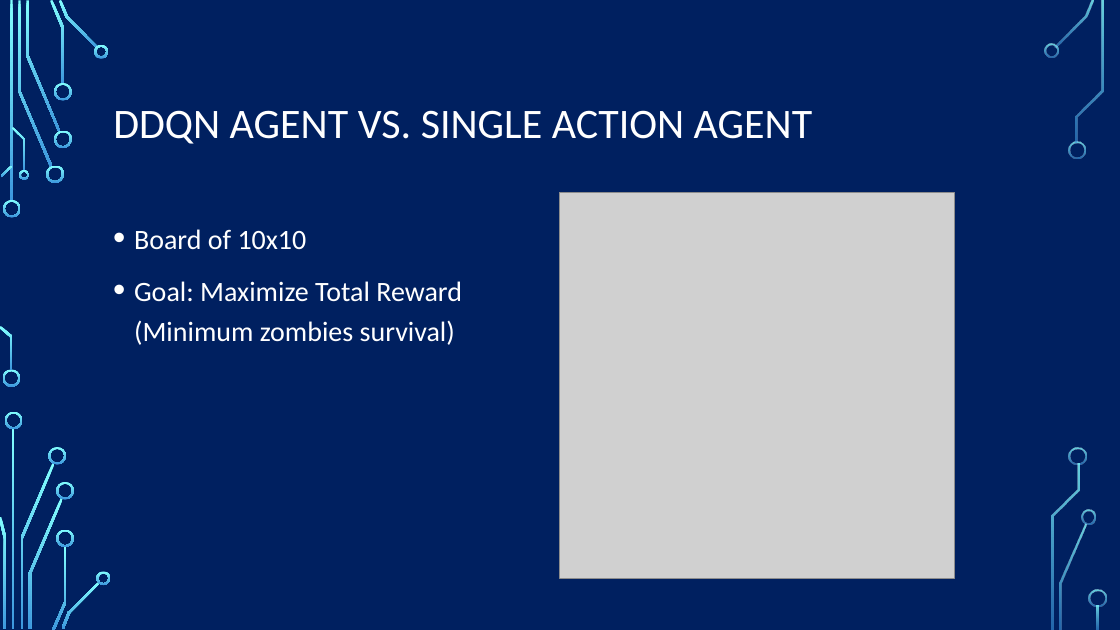
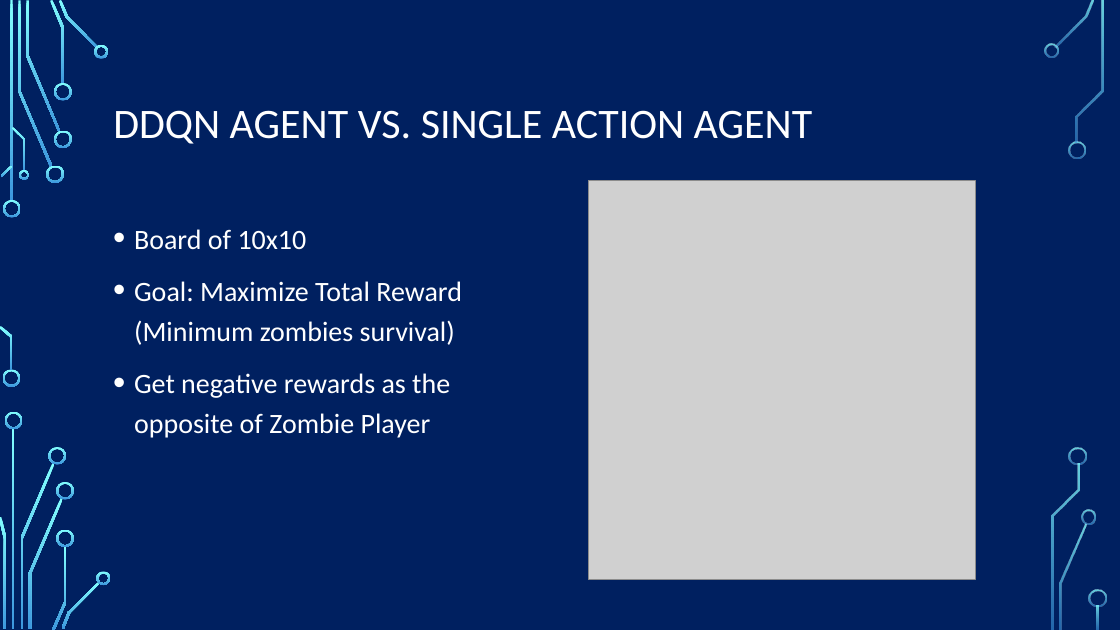
Before and after one commit to EliavSh/FinalProjectRL, a slide deck: slide 29 of docs/Semi Final Results.pptx (slide 28 before the commit). Drawn at 1120x630 pixels with LibreOffice and Linux fonts; fonts in the diff are those of the drawing; grey boxes stand for pictures; background and template pictures are left out. Boxes give left, top, right and bottom in pixels: in the first picture for what was removed or moved away, otherwise in the second. Text is boxed around its words. In the diff, an @@ line names an element or a change of style, - is before the commit and + after.

```diff
--- a/docs/Semi Final Results.pptx
+++ b/docs/Semi Final Results.pptx
@@ picture resized from (x1=560, y1=192, x2=954, y2=578) to (x1=589, y1=181, x2=975, y2=580) @@
@@ text at (x1=134, y1=373, x2=450, y2=438): paragraph added @@
+• Get negative rewards as the opposite of Zombie Player
```
Also in this commit, not shown: 10 other slides changed, 4 slides added, 2 slides removed, 13 other files.
